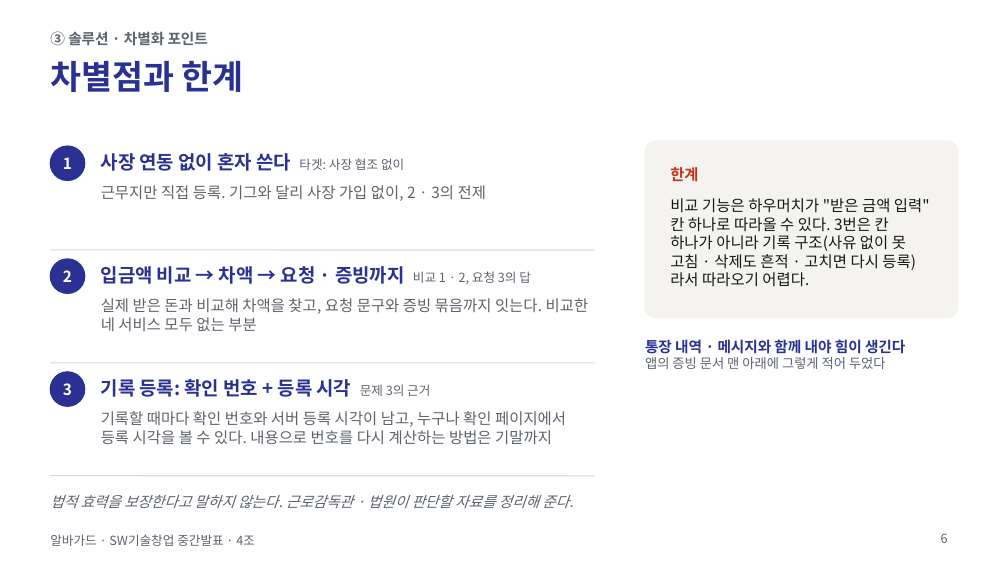
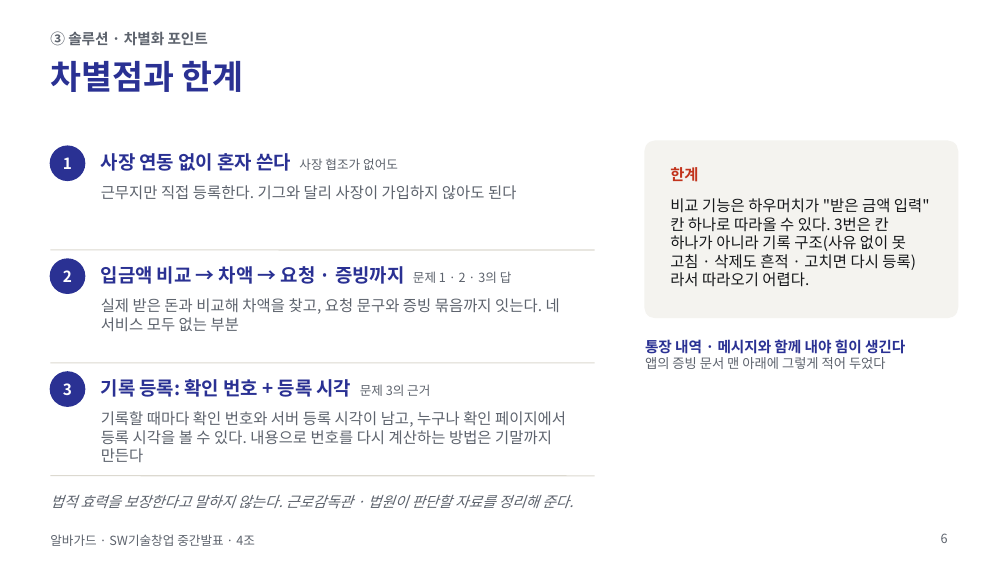
Before and after one commit to jihooni217/albaguard, a slide deck: slide 6 of docs/06_중간발표_PPT.pptx. Drawn at 1008x567 pixels with LibreOffice and Linux fonts; fonts in the diff are those of the drawing. Boxes give left, top, right and bottom in pixels: in the first picture for what was removed or moved away, otherwise in the second. Text is boxed around its words. In the diff, an @@ line names an element or a change of style, - is before the commit and + after.

```diff
--- a/docs/06_중간발표_PPT.pptx
+++ b/docs/06_중간발표_PPT.pptx
@@ text at [101,153,398,171]: text changed @@
-사장 연동 없이 혼자 쓴다 타겟: 사장 협조 없이
+사장 연동 없이 혼자 쓴다 사장 협조가 없어도
@@ text at [101,185,516,199]: text changed @@
-근무지만 직접 등록. 기그와 달리 사장 가입 없이, 2 · 3의 전제
+근무지만 직접 등록한다. 기그와 달리 사장이 가입하지 않아도 된다
@@ text at [101,266,512,284]: text changed @@
-입금액 비교 → 차액 → 요청 · 증빙까지 비교 1 · 2, 요청 3의 답
+입금액 비교 → 차액 → 요청 · 증빙까지 문제 1 · 2 · 3의 답
@@ text at [101,298,560,331]: text changed @@
-실제 받은 돈과 비교해 차액을 찾고, 요청 문구와 증빙 묶음까지 잇는다. 비교한 네 서비스 모두 없는 부분
+실제 받은 돈과 비교해 차액을 찾고, 요청 문구와 증빙 묶음까지 잇는다. 네 서비스 모두 없는 부분
@@ text at [101,411,566,462]: text changed @@
-기록할 때마다 확인 번호와 서버 등록 시각이 남고, 누구나 확인 페이지에서 등록 시각을 볼 수 있다. 내용으로 번호를 다시 계산하는 방법은 기말까지
+기록할 때마다 확인 번호와 서버 등록 시각이 남고, 누구나 확인 페이지에서 등록 시각을 볼 수 있다. 내용으로 번호를 다시 계산하는 방법은 기말까지 만든다
```
Also in this commit, not shown: 6 other slides changed, 4 other files.
